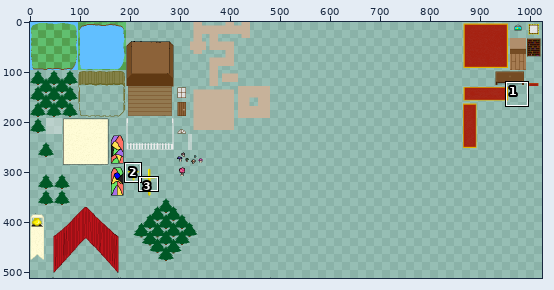
A sprite sheet gets an edit: res/images/TestSpriteSheet.png. The picture above shows the old version from afar; the outline marks the close-up.
Close-up. As it was:
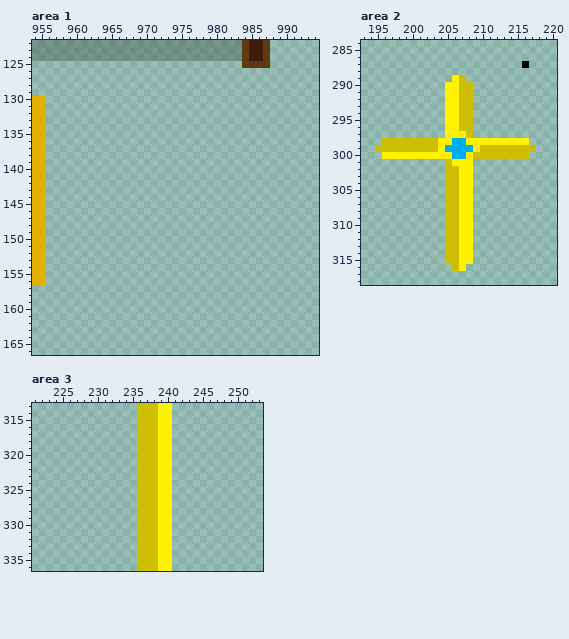
The file is 1024x512 pixels. Pixels under 10% opacity are left out. Colours within 5 levels of each other are drawn and written as one. Shown: area 1: x 954..994, y 122..166; area 2: x 193..220, y 284..318; area 3: x 221..253, y 313..336.
After:
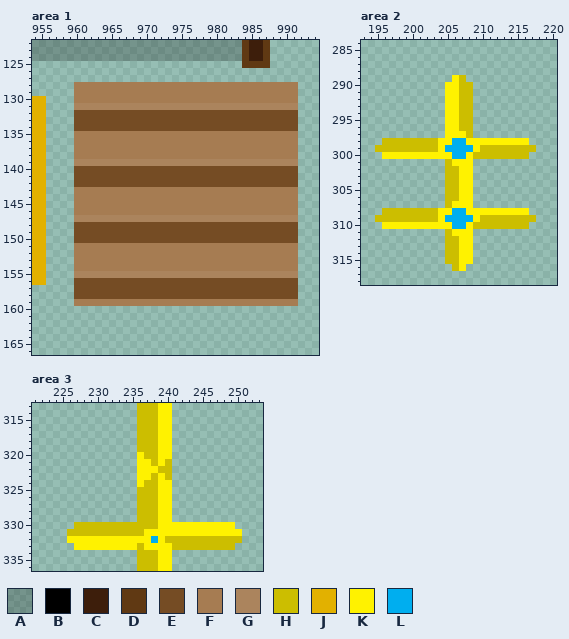
Palette (. is transparent): A #00000038  B #000000  C #3d1e0b  D #603913  E #754c24  F #a67c52  G #ab845d  H #ccbe00  J #e2b100  K #fff200  L #00aeef
Changes in this commit:
Changed rows in their new state; - is an unchanged pixel.
Area 1:
first column x 960:
128 FFFFFFFFFFFFFFFFFFFFFFFFFFFFFFFF
129 FFFFFFFFFFFFFFFFFFFFFFFFFFFFFFFF
130 FFFFFFFFFFFFFFFFFFFFFFFFFFFFFFFF
131 GGGGGGGGGGGGGGGGGGGGGGGGGGGGGGGG
132 EEEEEEEEEEEEEEEEEEEEEEEEEEEEEEEE
133 EEEEEEEEEEEEEEEEEEEEEEEEEEEEEEEE
134 EEEEEEEEEEEEEEEEEEEEEEEEEEEEEEEE
135 FFFFFFFFFFFFFFFFFFFFFFFFFFFFFFFF
136 FFFFFFFFFFFFFFFFFFFFFFFFFFFFFFFF
137 FFFFFFFFFFFFFFFFFFFFFFFFFFFFFFFF
138 FFFFFFFFFFFFFFFFFFFFFFFFFFFFFFFF
139 GGGGGGGGGGGGGGGGGGGGGGGGGGGGGGGG
140 EEEEEEEEEEEEEEEEEEEEEEEEEEEEEEEE
141 EEEEEEEEEEEEEEEEEEEEEEEEEEEEEEEE
142 EEEEEEEEEEEEEEEEEEEEEEEEEEEEEEEE
143 FFFFFFFFFFFFFFFFFFFFFFFFFFFFFFFF
144 FFFFFFFFFFFFFFFFFFFFFFFFFFFFFFFF
145 FFFFFFFFFFFFFFFFFFFFFFFFFFFFFFFF
146 FFFFFFFFFFFFFFFFFFFFFFFFFFFFFFFF
147 GGGGGGGGGGGGGGGGGGGGGGGGGGGGGGGG
148 EEEEEEEEEEEEEEEEEEEEEEEEEEEEEEEE
149 EEEEEEEEEEEEEEEEEEEEEEEEEEEEEEEE
150 EEEEEEEEEEEEEEEEEEEEEEEEEEEEEEEE
151 FFFFFFFFFFFFFFFFFFFFFFFFFFFFFFFF
152 FFFFFFFFFFFFFFFFFFFFFFFFFFFFFFFF
153 FFFFFFFFFFFFFFFFFFFFFFFFFFFFFFFF
154 FFFFFFFFFFFFFFFFFFFFFFFFFFFFFFFF
155 GGGGGGGGGGGGGGGGGGGGGGGGGGGGGGGG
156 EEEEEEEEEEEEEEEEEEEEEEEEEEEEEEEE
157 EEEEEEEEEEEEEEEEEEEEEEEEEEEEEEEE
158 EEEEEEEEEEEEEEEEEEEEEEEEEEEEEEEE
159 FFFFFFFFFFFFFFFFFFFFFFFFFFFFFFFF
Area 2:
first column x 216:
287 .
first column x 195:
307 -----------K-----------
308 -HHHHHHHHKKLL-KKKKKKKK-
309 HHHHHHHHHKLLLLKHHHHHHHH
310 -KKKKKKKKKKLL-HHHHHHHH-
311 -----------K-----------
Area 3:
first column x 236:
320 K----
321 KK--H
322 KKKHH
323 KK--H
324 K----
first column x 226:
330 -HHHHHHHHH-----KKKKKKKKK-
331 HHHHHHHHHH-KK--KKKKKKKKKK
332 KKKKKKKKKKKKL-HHHHHHHHHHH
333 -KKKKKKKKK-KK--HHHHHHHHH-
Boxes around the changes in both close-ups, in picture pixels (x1, y1, x2, y2):
added: (74, 82, 298, 306)
erased: (522, 61, 529, 68)
changed: (375, 201, 536, 236)
changed: (137, 452, 172, 487)
changed: (67, 522, 242, 550)
